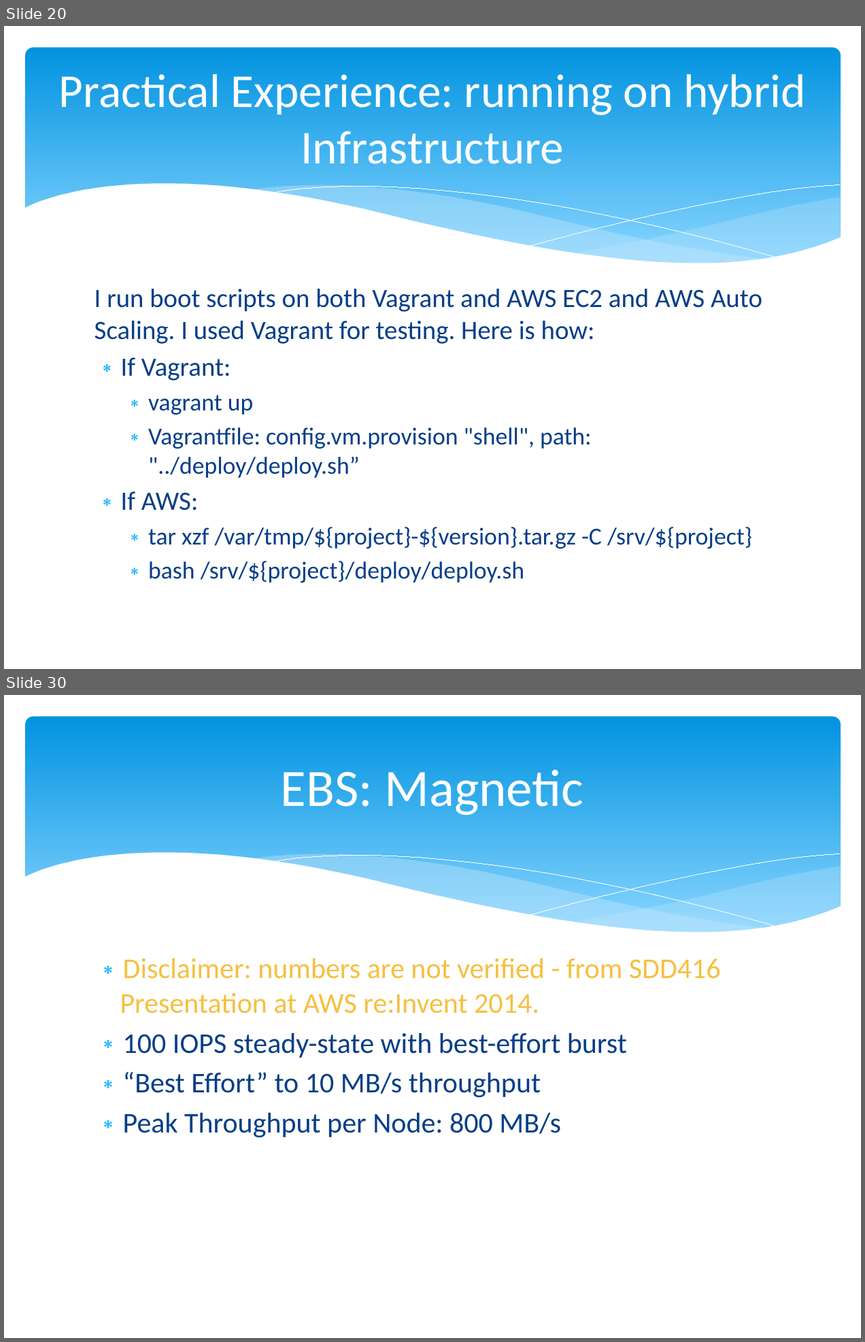
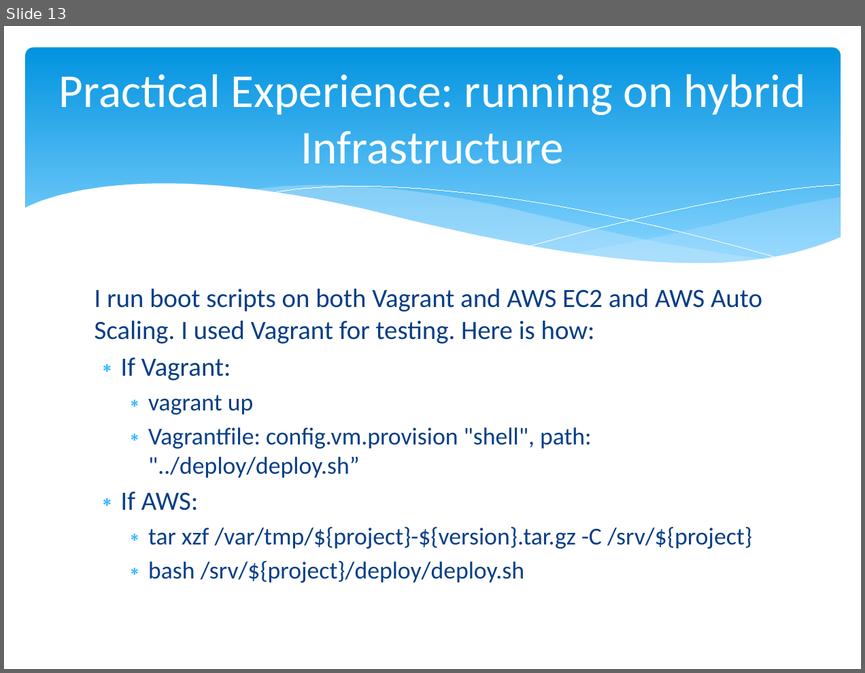
Before and after one commit to cloudavail/awstraining, a slide deck: aws-ec2/aws-ec2.pptx. Shown one above the other, each under a label of ours: slides 20 and 30 before the commit, slide 13 after it; the slides between them are not shown. The pictures are 865x1342 and 865x673 pixels, drawn with LibreOffice and Linux fonts; fonts in the diff are those of the drawing. Boxes give left, top, right and bottom in pixels: in the first picture for what was removed or moved away, otherwise in the second. Text is boxed around its words. In the diff, an @@ line names an element or a change of style, - is before the commit and + after.

```diff
--- a/aws-ec2/aws-ec2.pptx
+++ b/aws-ec2/aws-ec2.pptx
@@ slide 30 removed at box(4, 695, 861, 1338), background #FFFFFF; not listed: 6 template elements that a slide beside it also shows @@
@@ title removed at box(281, 770, 584, 815) @@
-EBS: Magnetic
@@ text removed at box(120, 958, 721, 1138) @@
-∗ Disclaimer: numbers are not verified - from SDD416 Presentation at AWS re:Invent 2014.
-∗ 100 IOPS steady-state with best-effort burst
-∗ “Best Effort” to 10 MB/s throughput
-∗ Peak Throughput per Node: 800 MB/s
@@ what was slide 20 is now slide 13 @@
```
Also in this commit, not shown: 2 slides changed, 10 other slides removed, 38 other files.
